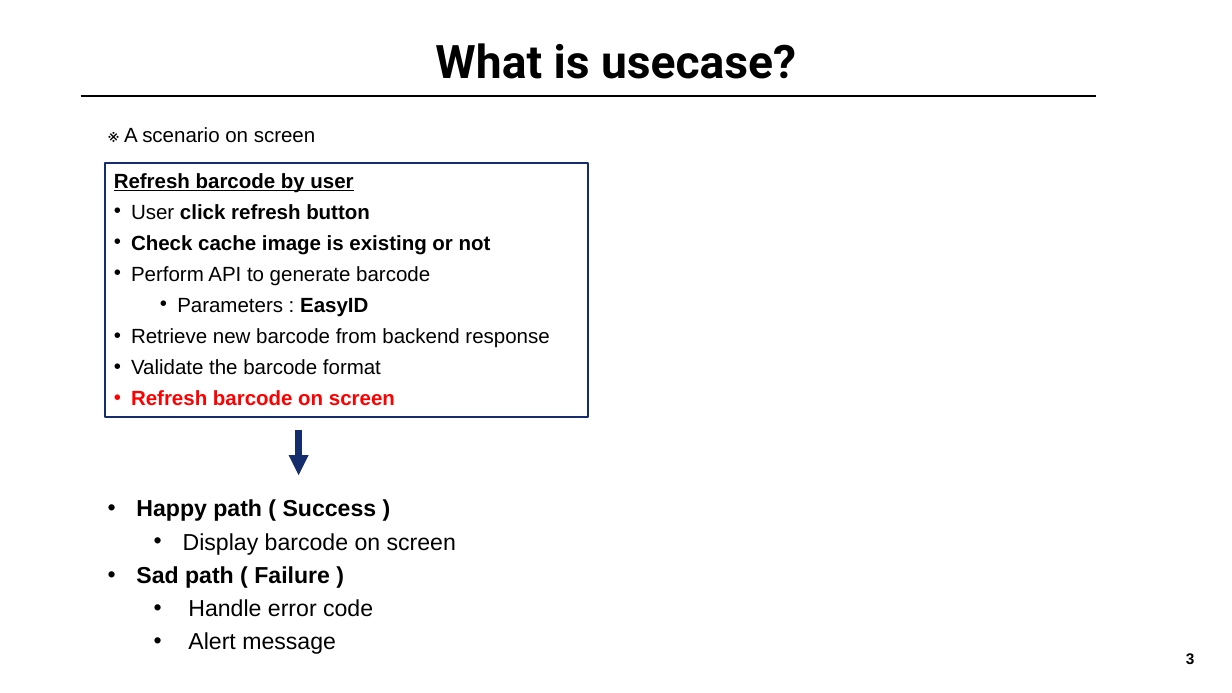
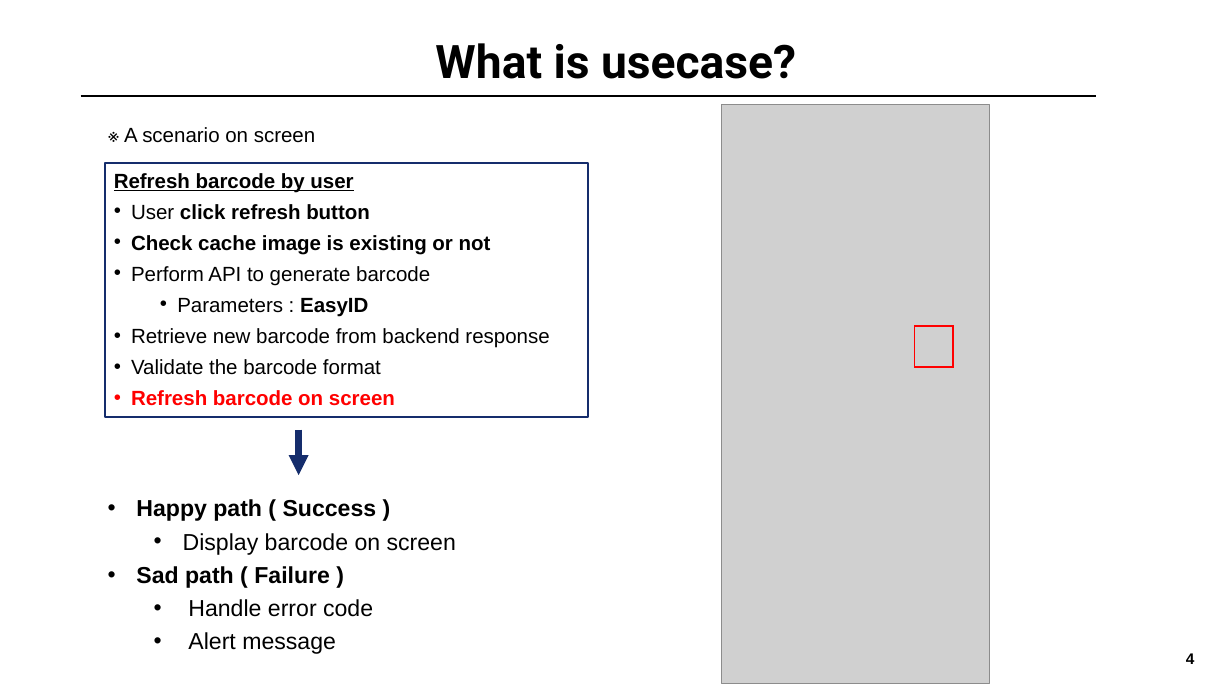
Before and after one commit to ck2shine/MVVMC-Sample, a slide deck: slide 4 of MVVM-Clean-Migration/Guidence.pptx (slide 3 before the commit). Drawn at 1232x693 pixels with LibreOffice and Linux fonts; fonts in the diff are those of the drawing; grey boxes stand for pictures; background and template pictures are left out. Boxes give left, top, right and bottom in pixels: in the first picture for what was removed or moved away, otherwise in the second. Text is boxed around its words. In the diff, an @@ line names an element or a change of style, - is before the commit and + after.

```diff
--- a/MVVM-Clean-Migration/Guidence.pptx
+++ b/MVVM-Clean-Migration/Guidence.pptx
@@ picture added at [722, 104, 990, 684] @@
@@ rectangle added at [915, 326, 954, 367], outline #FF0000 1.5 pt @@
@@ page number at [1186, 653, 1195, 664]: text changed @@
-3
+4
```
Also in this commit, not shown: 2 slides added.
